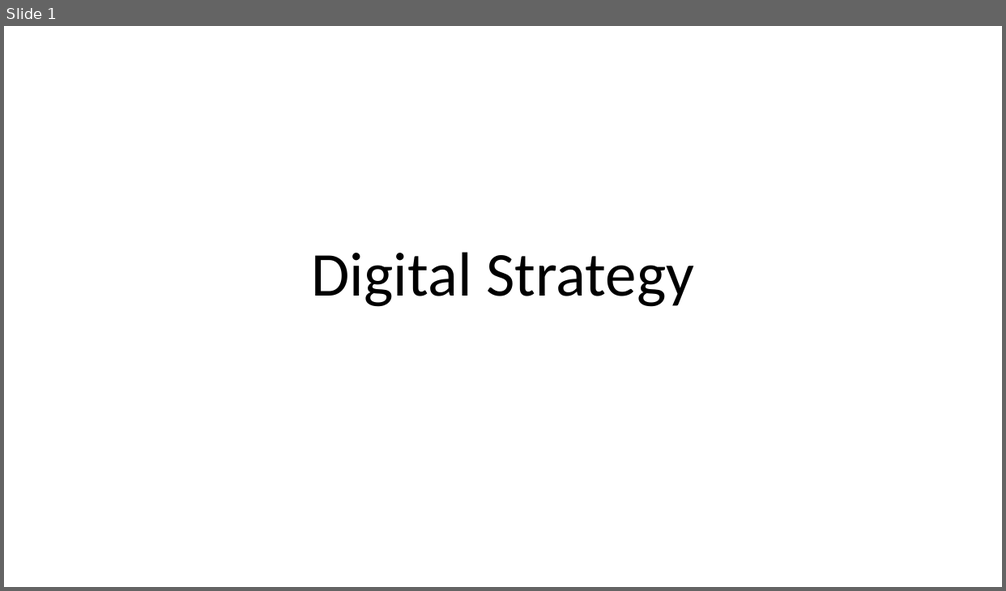
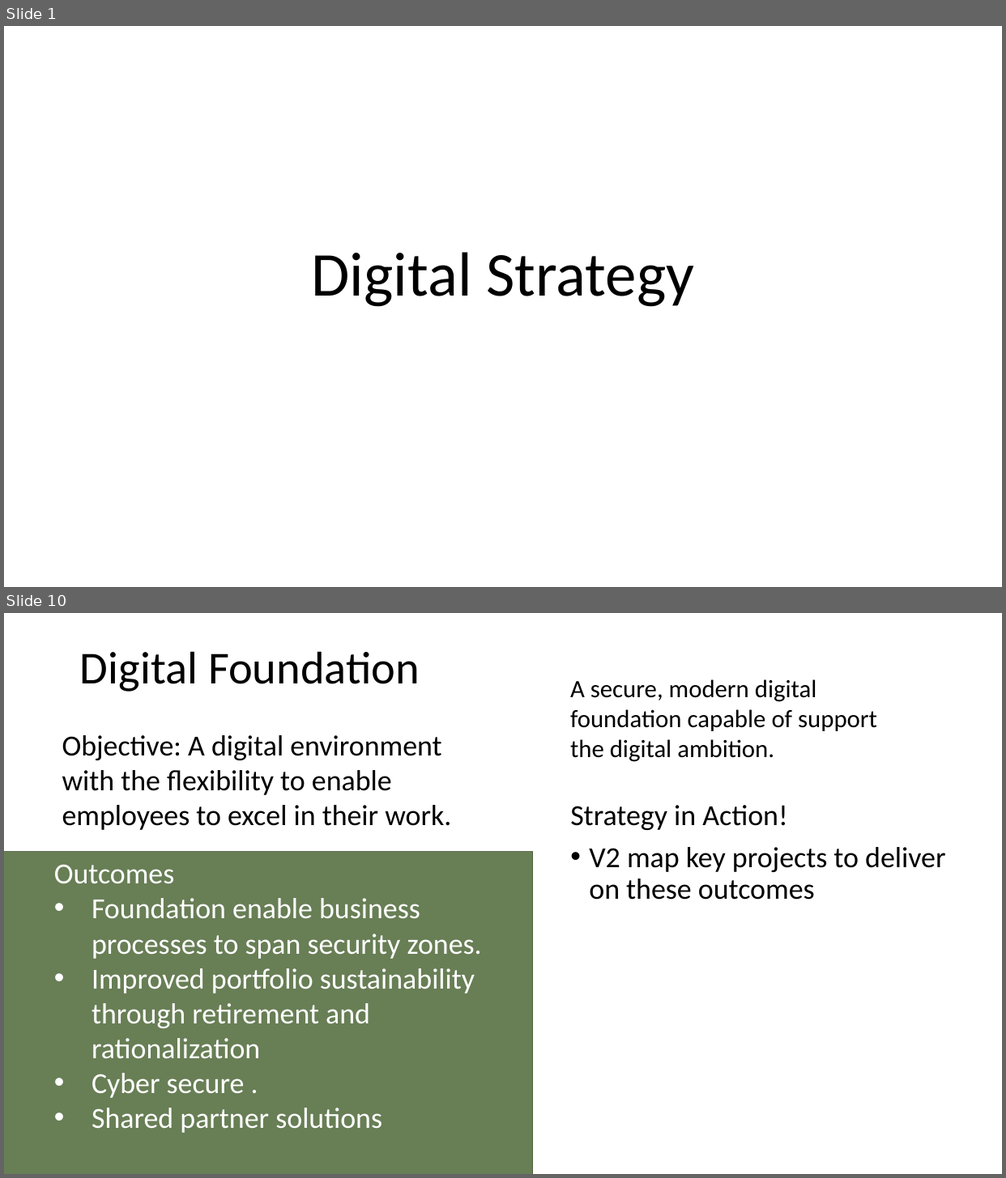
Before and after one commit to Gajol/IT-Notes, a slide deck: Enterprise Architecture/Digital Architecture/Digital Strategy.pptx. Shown one above the other, each under a label of ours: slide 1 before the commit, slides 1 and 10 after it; the slides between them are not shown. The pictures are 1006x591 and 1006x1178 pixels, drawn with LibreOffice and Linux fonts; fonts in the diff are those of the drawing; grey boxes stand for pictures. Boxes give left, top, right and bottom in pixels: in the first picture for what was removed or moved away, otherwise in the second. Text is boxed around its words. In the diff, an @@ line names an element or a change of style, - is before the commit and + after.

```diff
--- a/Enterprise Architecture/Digital Architecture/Digital Strategy.pptx
+++ b/Enterprise Architecture/Digital Architecture/Digital Strategy.pptx
@@ slide 10 added at (x1=4, y1=613, x2=1002, y2=1174), background #FFFFFF @@
@@ title added at (x1=80, y1=651, x2=420, y2=692), 44 pt, text #000000 @@
+Digital Foundation
@@ text added at (x1=570, y1=679, x2=877, y2=762), 24 pt, text #000000 @@
+A secure, modern digital foundation capable of support the digital ambition.
@@ text added at (x1=62, y1=735, x2=451, y2=830), 28 pt, text #000000 @@
+Objective: A digital environment with the flexibility to enable employees to excel in their work.
@@ text added at (x1=570, y1=805, x2=945, y2=900), 28 pt, text #000000 @@
+Strategy in Action!
+• V2 map key projects to deliver on these outcomes
@@ picture added at (x1=4, y1=852, x2=533, y2=1174) @@
@@ rectangle added at (x1=4, y1=852, x2=533, y2=1174), fill #244803 at 60% opacity, 28 pt, text #FFFFFF @@
+Outcomes
+• Foundation enable business processes to span security zones.
+• Improved portfolio sustainability through retirement and rationalization
+• Cyber secure .
+• Shared partner solutions
```
Also in this commit, not shown: 23 other slides added, 42 other files.
